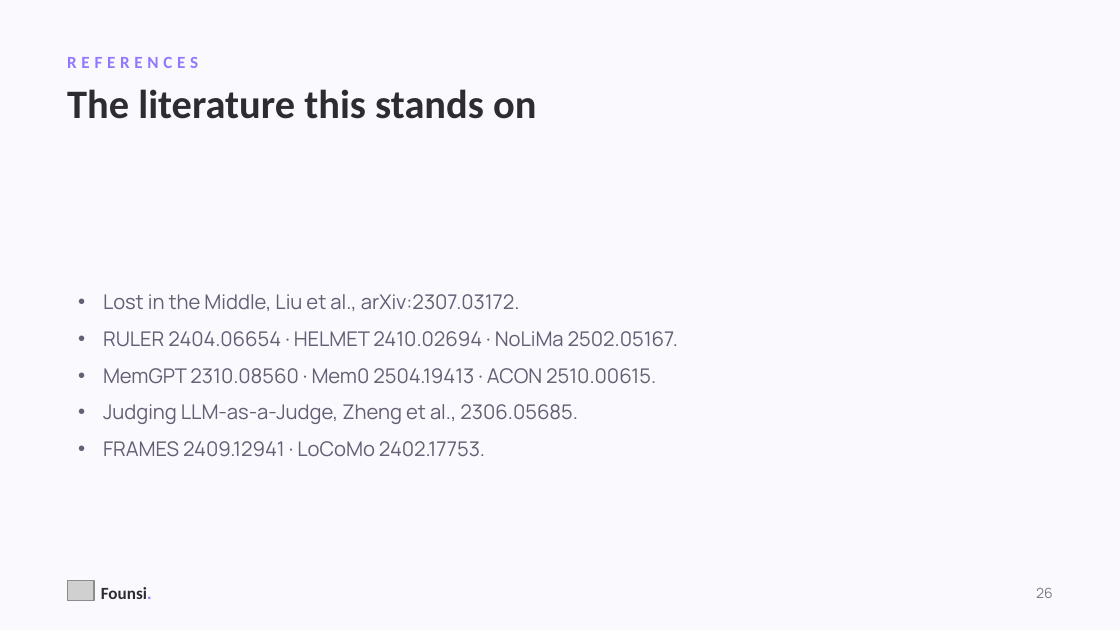
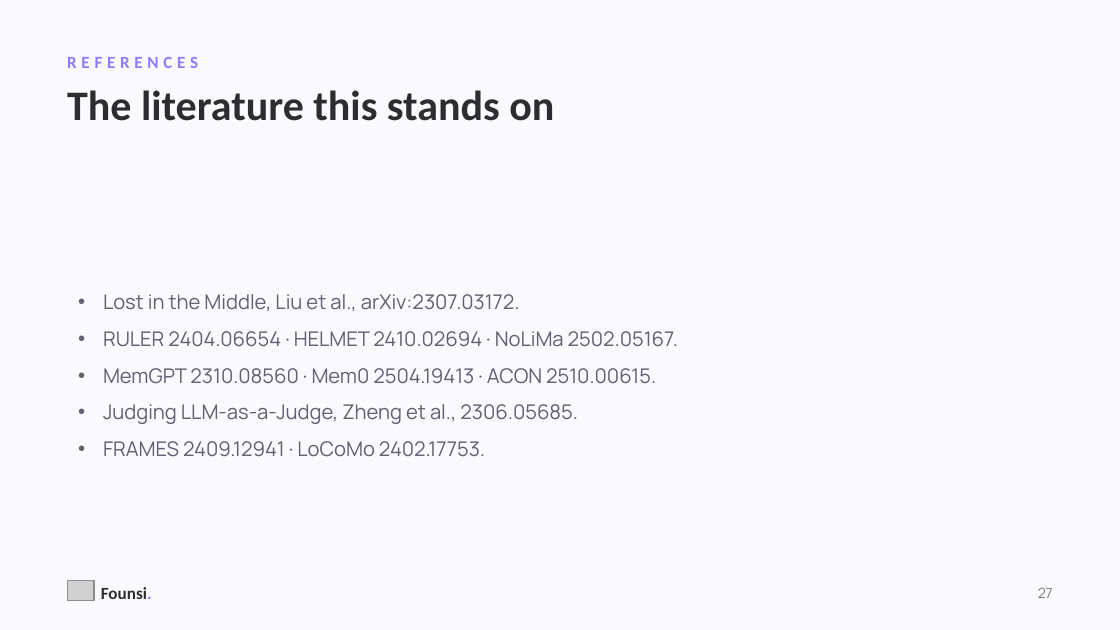
Before and after one commit to kanishkpatel1995/agent-harness, a slide deck: slide 27 of presentation/founsi-context-engineering.pptx (slide 26 before the commit). Drawn at 1120x630 pixels with LibreOffice and Linux fonts; fonts in the diff are those of the drawing; grey boxes stand for pictures. Boxes give left, top, right and bottom in pixels: in the first picture for what was removed or moved away, otherwise in the second. Text is boxed around its words. In the diff, an @@ line names an element or a change of style, - is before the commit and + after.

```diff
--- a/presentation/founsi-context-engineering.pptx
+++ b/presentation/founsi-context-engineering.pptx
@@ text "The literature this stands on" at <box>67,90,554,121</box>: size 26 to 27 pt @@
@@ text at <box>1038,588,1053,598</box>: text changed @@
-26
+27
```
Also in this commit, not shown: 2 other slides changed, 1 slide added, 1 other file.
